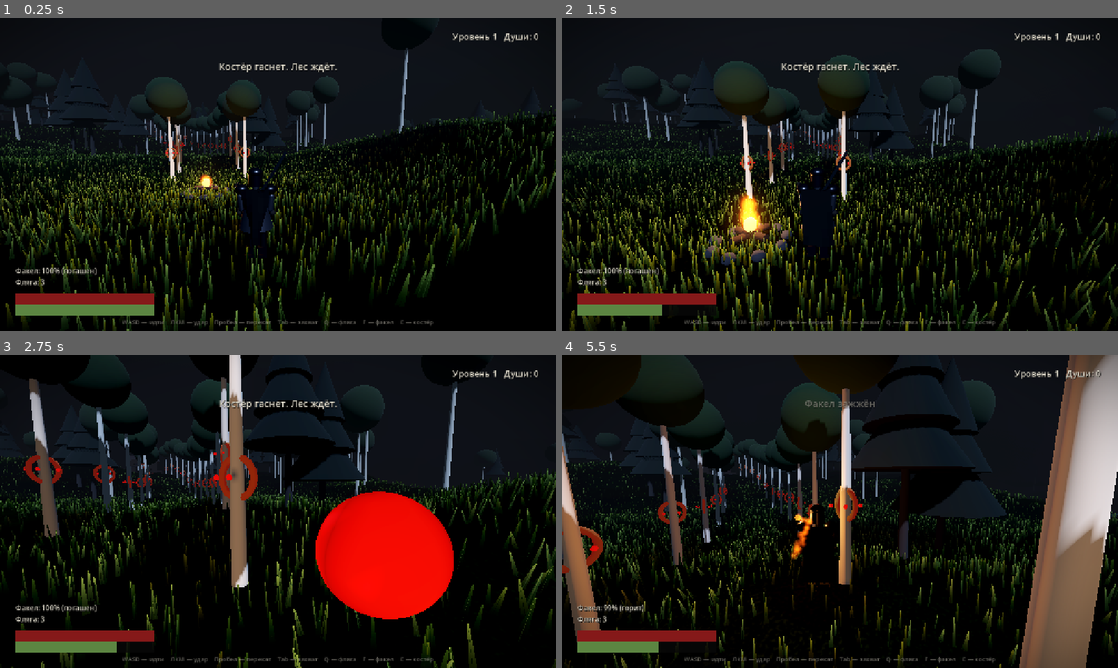
Above: before the commit, frames 1-4 (two rows, left to right).
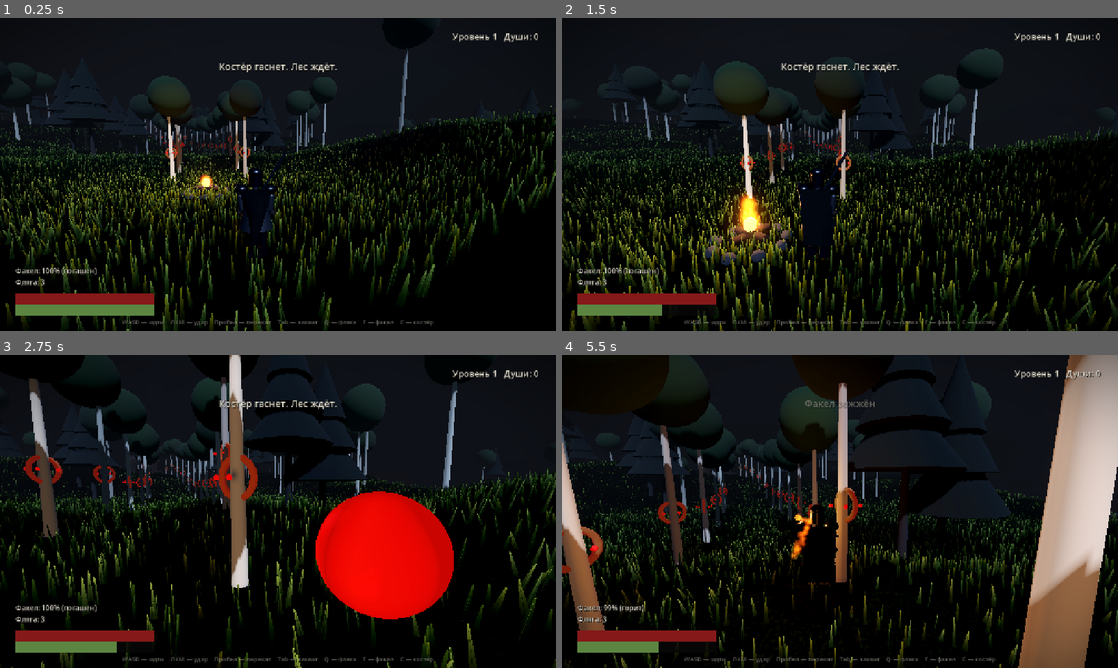
Above: after the commit, the same moments.

Repository: Dronec00/tropa
Game: Godot game, scene res://scenes/main.tscn
The game is run twice, just before and just after one commit, with the same random seed, the same clock (stepped at 60 frames per second) and the same inputs.
Inputs (mouse positions are in pixels of both pictures, inside the frame that each line leads up to):
- Up to frame 1 (0.25 s): no input
- Up to frame 2 (1.5 s): tap Enter at 0.5 s; move the mouse to (867, 174) at 0.52 s; hold W (move_forward) from 0.53 s (still down); click (867, 174) at 0.6 s; move the mouse to (812, 174) at 1.27 s; tap Space (dodge) at 1.35 s
- Up to frame 3 (2.75 s): keep holding W (move_forward); move the mouse to (289, 505) at 2.02 s; tap Q (heal) at 2.1 s
- Up to frame 4 (5.5 s): keep holding W (move_forward); move the mouse to (834, 517) at 2.77 s; tap one key every 0.75 s from 2.85 s: E (interact) Tab (lock) F (torch) 2 (upgrade_2); click (834, 517) at 2.92 s; move the mouse to (878, 514) at 3.52 s; move the mouse to (795, 508) at 4.27 s; move the mouse to (845, 511) at 5.02 s; click (845, 511) at 5.17 s

The runs differ from the first frame. In frame 1, 0.8% of the frame differs, in the area x 1-86%, y 10-53%; in frame 2, 0.9%; in frame 3, 3.2%; in frame 4, 9.9%, in the area x 0-100%, y 0-100%.

Commit message:
Деревья качаются на ветру и расступаются перед игроком
- общий вершинный шейдер: изгиб ствола по высоте, крона едет вместе с верхушкой
- порывы через две синусоиды от мировой позиции
- глобальный параметр player_pos: деревья рядом гнутся в сторону
- четыре общих материала вместо сотен, шейдер компилируется один раз

Diff:
--- a/scripts/main.gd
+++ b/scripts/main.gd
@@ -12,6 +12,45 @@
 const WORLD_LIMIT := 92.0
 const WORLD_EDGE := 82.0
 const HUT_POS := Vector3(-34.0, 0.0, -52.0)
+
+const TREE_SHADER := """
+shader_type spatial;
+render_mode cull_disabled;
+
+uniform vec3 base_color : source_color = vec3(0.5, 0.5, 0.5);
+uniform float wind = 0.18;
+uniform float rigid = 0.0;
+uniform float rough = 1.0;
+
+global uniform vec3 player_pos;
+
+varying vec3 v_world;
+
+void vertex() {
+	vec3 world = (MODEL_MATRIX * vec4(VERTEX, 1.0)).xyz;
+	v_world = world;
+	float phase = world.x * 0.22 + world.z * 0.19;
+	float gust = 0.65 + 0.35 * sin(TIME * 0.33 + world.x * 0.02);
+	float sway = (sin(TIME * 0.9 + phase) + 0.4 * sin(TIME * 2.3 + phase * 1.7)) * gust;
+	float amount = mix(UV.y * UV.y, 1.0, rigid);
+	vec2 offset = vec2(sway, sway * 0.55) * wind * amount;
+
+	vec3 to_player = world - player_pos;
+	float d = length(to_player.xz);
+	float push = smoothstep(2.8, 0.6, d);
+	offset += normalize(to_player.xz + vec2(0.001)) * push * 0.22 * max(UV.y, 0.3);
+
+	VERTEX.x += offset.x;
+	VERTEX.z += offset.y;
+}
+
+void fragment() {
+	float variation = 0.86 + 0.14 * sin(v_world.x * 0.7 + v_world.z * 0.6);
+	ALBEDO = base_color * variation;
+	ROUGHNESS = rough;
+	BACKLIGHT = base_color * 0.35;
+}
+"""
 
 var player
 var hud
@@ -40,6 +79,11 @@
 var _amulet_taken := false
 var _door_open := false
 var _checkpoint := Vector3(2.8, 0.0, 5.4)
+var _tree_shader: Shader
+var _mat_birch_trunk: ShaderMaterial
+var _mat_birch_leaf: ShaderMaterial
+var _mat_spruce_trunk: ShaderMaterial
+var _mat_spruce_leaf: ShaderMaterial
 var _soul_orb: Node3D
 var _orb_base_y := 0.0
 var _dropped_souls := 0
@@ -49,8 +93,10 @@
 
 func _ready() -> void:
 	_rng.seed = 20261101
+	RenderingServer.global_shader_parameter_add("player_pos", RenderingServer.GLOBAL_VAR_TYPE_VEC3, Vector3.ZERO)
 	_build_environment()
 	_build_terrain()
+	_create_tree_materials()
 	_build_path()
 	_build_hut()
 	_build_boundary()
@@ -64,6 +110,9 @@
 	_time += delta
 	if _fire_light:
 		_fire_light.light_energy = 2.3 + sin(_time * 9.0) * 0.35 + sin(_time * 23.0) * 0.12
+
+	if player:
+		RenderingServer.global_shader_parameter_set("player_pos", player.global_position)
 
 	WindScript.strength = 0.75 + sin(_time * 0.4) * 0.25 + sin(_time * 1.9) * 0.1
 	WindScript.direction = Vector3(0.8, 0.0, 0.6).normalized().rotated(Vector3.UP, sin(_time * 0.11) * 0.5)
@@ -211,18 +260,28 @@
 
 # --- лес ---
 
+func _create_tree_materials() -> void:
+	_tree_shader = Shader.new()
+	_tree_shader.code = TREE_SHADER
+
+	_mat_birch_trunk = _tree_material(Color(0.62, 0.62, 0.57), 0.0, 0.15)
+	_mat_birch_leaf = _tree_material(Color(0.11, 0.18, 0.08), 1.0, 0.26)
+	_mat_spruce_trunk = _tree_material(Color(0.15, 0.14, 0.13), 0.0, 0.10)
+	_mat_spruce_leaf = _tree_material(Color(0.04, 0.085, 0.05), 1.0, 0.22)
+
+func _tree_material(color: Color, rigid: float, wind_power: float) -> ShaderMaterial:
+	var mat := ShaderMaterial.new()
+	mat.shader = _tree_shader
+	mat.set_shader_parameter("base_color", color)
+	mat.set_shader_parameter("rigid", rigid)
+	mat.set_shader_parameter("wind", wind_power)
+	return mat
+
 func _build_forest() -> void:
-	var bark := StandardMaterial3D.new()
-	bark.albedo_color = Color(0.15, 0.14, 0.13)
-
-	var birch_bark := StandardMaterial3D.new()
-	birch_bark.albedo_color = Color(0.62, 0.62, 0.57)
-
-	var needles := StandardMaterial3D.new()
-	needles.albedo_color = Color(0.035, 0.075, 0.045)
-
-	var leaves := StandardMaterial3D.new()
-	leaves.albedo_color = Color(0.10, 0.16, 0.07)
+	var bark := _mat_spruce_trunk
+	var birch_bark := _mat_birch_trunk
+	var needles := _mat_spruce_leaf
+	var leaves := _mat_birch_leaf
 
 	var placed := 0
 	var attempts := 0
@@ -447,8 +506,7 @@
 	root.rotation.y = _rng.randf_range(0.0, TAU)
 	add_child(root)
 
-	var bark := StandardMaterial3D.new()
-	bark.albedo_color = Color(0.66, 0.66, 0.62)
+	var bark := _mat_birch_trunk
 
 	var h := _rng.randf_range(4.4, 5.2)
 	var trunk := MeshInstance3D.new()
@@ -467,9 +525,7 @@
 	sphere.height = 2.3
 	crown.mesh = sphere
 	crown.position.y = h + 0.35
-	var leaf := StandardMaterial3D.new()
-	leaf.albedo_color = Color(0.10, 0.17, 0.08)
-	crown.material_override = leaf
+	crown.material_override = _mat_birch_leaf
 	root.add_child(crown)
 
 	var wreath := MeshInstance3D.new()
